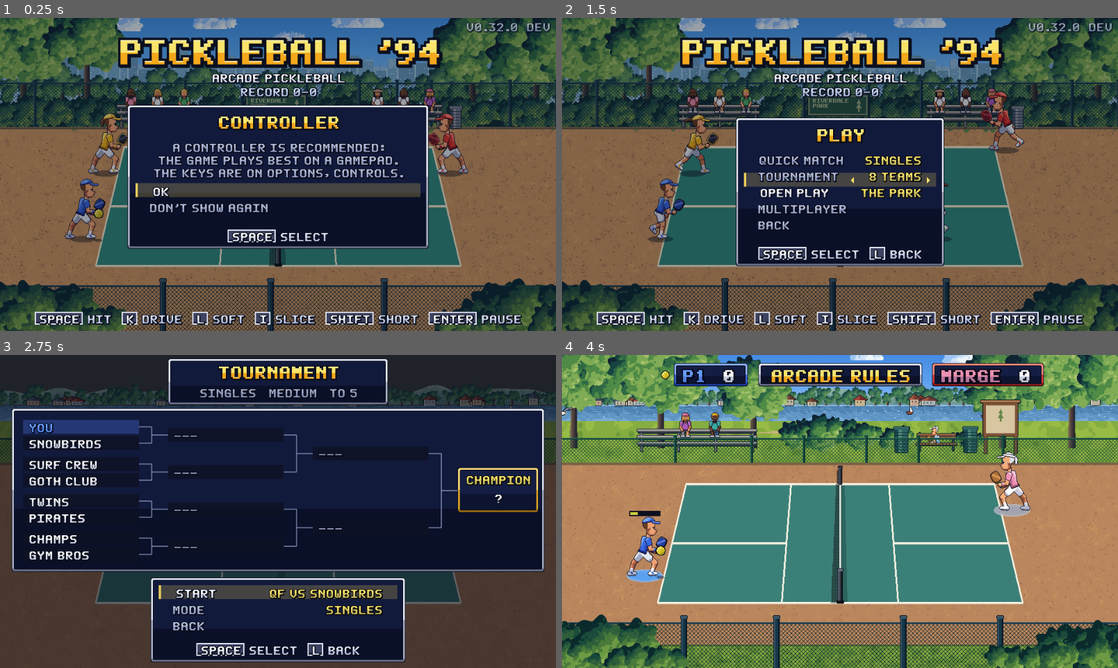
Above: before the commit, frames 1-4 (two rows, left to right).
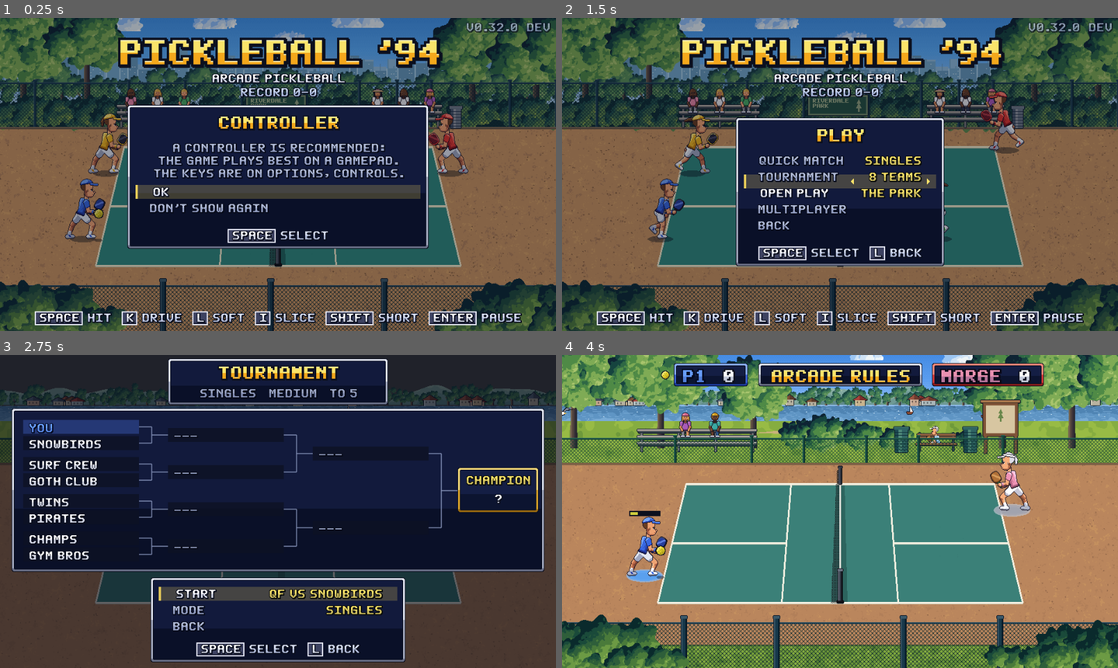
Above: after the commit, the same moments.

Repository: austinthedeveloper/pickleball-port-kit
Game: Godot game, scene res://scenes/boot.tscn
Same seed, same stepped clock (60 frames per second), same inputs: the game is played once before the commit and once after it.
Inputs (mouse positions are in pixels of both pictures, inside the frame that each line leads up to):
- Up to frame 1 (0.25 s): no input
- Up to frame 2 (1.5 s): tap Enter (start) at 0.5 s; drag from (840, 174) to (895, 105) at 0.52 s; drag from (840, 174) to (812, 237) at 1.27 s
- Up to frame 3 (2.75 s): move the mouse to (278, 511) at 2.02 s; hold D (move_right) from 2.03 s (still down); hold Space (hit) from 2.03 s (still down); click (278, 511) at 2.17 s; tap H at 2.3 s
- Up to frame 4 (4 s): release D (move_right) at 2.75 s; release Space (hit) at 2.75 s; tap Enter (start) at 2.75, 3.5 s; drag from (840, 511) to (673, 464) at 2.77 s; move the mouse to (1006, 558) at 3.52 s; hold A (move_left) from 3.53 s (still down); hold I (slice) from 3.53 s (still down); click (1006, 558) at 3.67 s; tap H at 3.8 s

The runs differ from the first frame. In frame 1, 3.0% of the frame differs, in the area x 6-94%, y 52-99%; in frame 2, 2.8%; in frame 3, 1.0%; in frame 4, nothing differs.

Commit message:
Text centred in the menu bars and the prompts' keys (PORT-79)
The bars and keys had their text about 3 px low: the offsets didn't allow
for the small font's outline and drop shadow. Display only; golden traces
unchanged.

Co-Authored-By: Claude Opus 5.5 <noreply@anthropic.com>

Diff:
--- a/game/view/menu_page.gd
+++ b/game/view/menu_page.gd
@@ -291,7 +291,7 @@
 
 
 func _draw_bar() -> void:
-	var r := Rect2(area.position.x + 14, _bar_y - 5, area.size.x - 28, ROW_H - 4)
+	var r := Rect2(area.position.x + 14, _bar_y - 2, area.size.x - 28, ROW_H - 4)
 	_bar.draw_rect(r, BAR)
 	_bar.draw_rect(Rect2(r.position, Vector2(4, r.size.y)), BAR_EDGE)
 
@@ -301,7 +301,7 @@
 		return
 	var v: BitmapText = _values[cursor]
 	var w := BitmapText.measure("small", v.text)
-	var y := _bar_y + 8
+	var y := _bar_y + 10
 	var right := v.position.x + 10
 	var left := v.position.x - w - 10
 	_overlay.draw_colored_polygon(PackedVector2Array([Vector2(right, y - 5), Vector2(right + 6, y),
@@ -314,7 +314,7 @@
 func row_at(p: Vector2) -> int:
 	if p.x < area.position.x or p.x > area.end.x:
 		return -1
-	var i := int(floor((p.y - (_top - 5)) / ROW_H))
+	var i := int(floor((p.y - (_top - 4)) / ROW_H))
 	return i if i >= 0 and i < rows.size() else -1
 
 
--- a/game/view/pad_map_screen.gd
+++ b/game/view/pad_map_screen.gd
@@ -58,6 +58,6 @@
 func _draw_bar() -> void:
 	if mapper == null or mapper.done():
 		return
-	var r := Rect2(AREA.position.x + 14, TOP + mapper.step * ROW_H - 5, AREA.size.x - 28, ROW_H - 2)
+	var r := Rect2(AREA.position.x + 14, TOP + mapper.step * ROW_H - 1, AREA.size.x - 28, ROW_H - 2)
 	_bar.draw_rect(r, MenuPage.BAR)
 	_bar.draw_rect(Rect2(r.position, Vector2(4, r.size.y)), MenuPage.BAR_EDGE)
--- a/game/view/prompt_bar.gd
+++ b/game/view/prompt_bar.gd
@@ -4,7 +4,11 @@
 class_name PromptBar
 extends Node2D
 
-const H := 22.0
+const H := 22.0                  ## a round button or the d-pad
+const KEY_H := 24.0              ## a key or a pill: the letters' outline and shadow fit
+## The small font's ink is rows 2..18 of its 20 px cell (outline and drop
+## shadow included): at TEXT_Y that's -9..7, inside a key's top face.
+const TEXT_Y := -11.0
 const GAP := 18.0
 
 var items: Array = []            ## [[action, label], ...]
@@ -47,7 +51,8 @@
 	var x := -total / 2.0
 	for i in items.size():
 		var w: Array = widths[i]
-		var r := Rect2(x, -H / 2.0, w[1], H)
+		var h := H if w[0]["kind"] in ["face", "menu", "view", "dpad"] else KEY_H
+		var r := Rect2(x, -h / 2.0, w[1], h)
 		_layout.append([w[0], r])
 		if w[0]["text"] != "":
 			# the glyph's letters or key name, over its shape (children draw last)
@@ -55,7 +60,7 @@
 			gt.font = "small"
 			gt.text = w[0]["text"]
 			gt.align = 0.5
-			gt.position = Vector2(r.get_center().x, r.position.y + 3)
+			gt.position = Vector2(r.get_center().x, TEXT_Y)
 			add_child(gt)
 			_texts.append(gt)
 		x += w[1] + 6
@@ -63,7 +68,7 @@
 		t.font = "small"
 		t.text = items[i][1]
 		t.tint = tint
-		t.position = Vector2(x, -8)
+		t.position = Vector2(x, TEXT_Y)
 		add_child(t)
 		_texts.append(t)
 		x += w[2] + GAP
@@ -106,7 +111,7 @@
 				draw_rect(r, Color(0.92, 0.93, 0.98))
 				draw_rect(r.grow(-2), Color(0.16, 0.18, 0.3) if pill else Color(0.24, 0.26, 0.38))
 				if not pill:
-					draw_rect(Rect2(r.position.x + 2, r.end.y - 5, r.size.x - 4, 3), Color(0.1, 0.11, 0.2))
+					draw_rect(Rect2(r.position.x + 2, r.end.y - 4, r.size.x - 4, 2), Color(0.1, 0.11, 0.2))
 
 
 ## An Xbox face-style button: dark ring, tinted face, coloured rim.
Not shown, changed: design/KNOWN_ISSUES.md
Not shown, changed: design/PORT_ROADMAP.md
